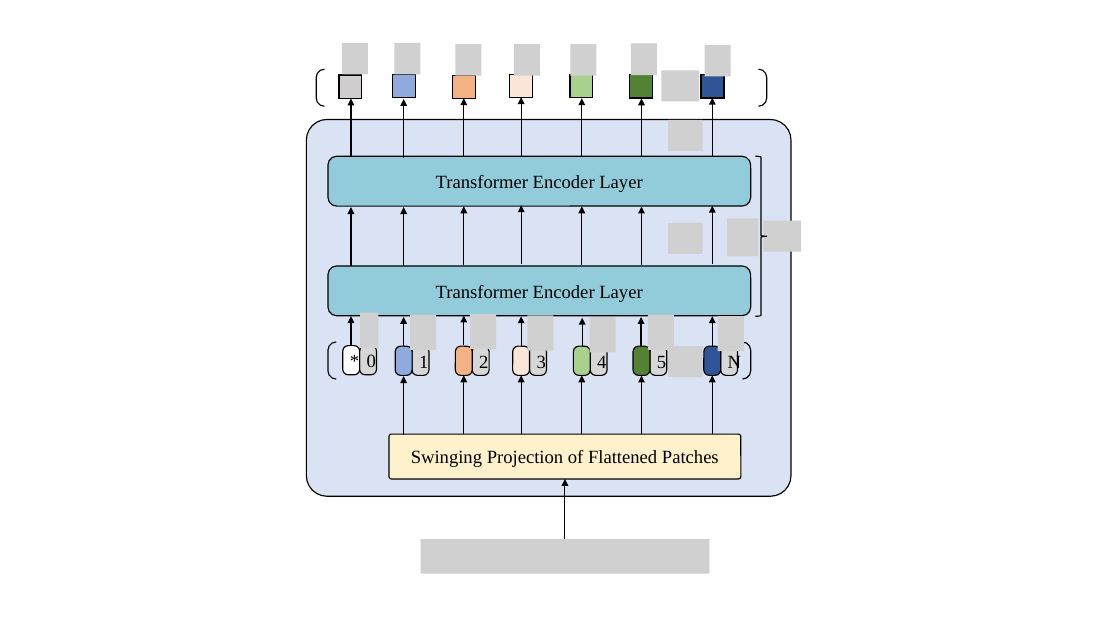
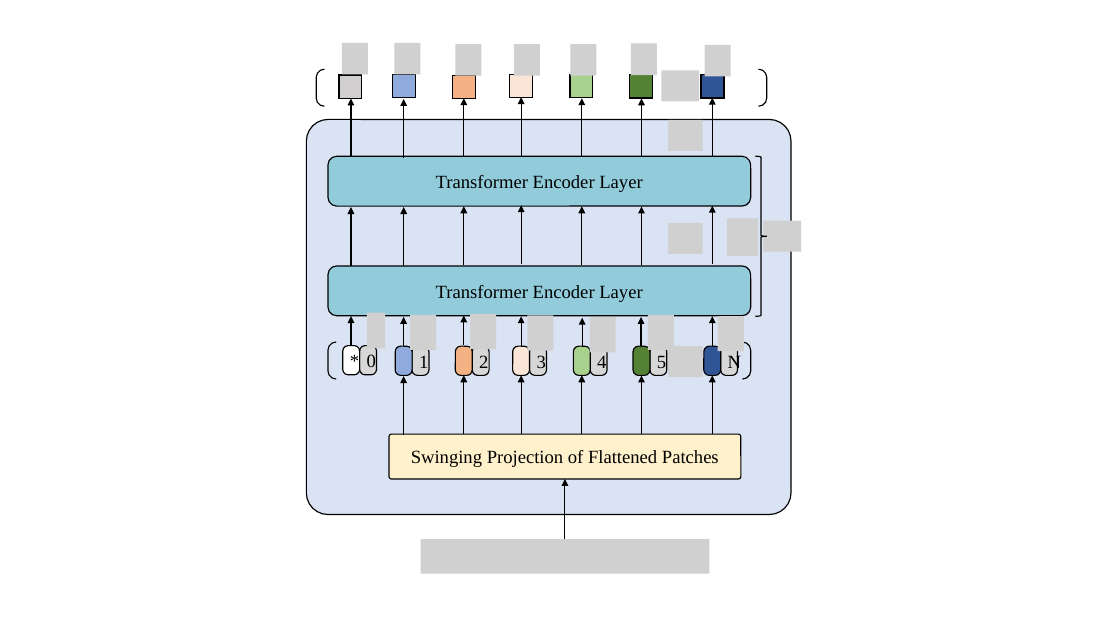
Before and after one commit to MirrichWangD/MUST, a slide deck: slide 7 of 畢業論文/初稿/Figure.pptx (slide 6 before the commit). Drawn at 1120x630 pixels with LibreOffice and Linux fonts; fonts in the diff are those of the drawing; grey boxes stand for pictures. Boxes give left, top, right and bottom in pixels: in the first picture for what was removed or moved away, otherwise in the second. Text is boxed around its words. In the diff, an @@ line names an element or a change of style, - is before the commit and + after.

```diff
--- a/畢業論文/初稿/Figure.pptx
+++ b/畢業論文/初稿/Figure.pptx
@@ rounded rectangle: place and size @@
-rounded rectangle at [307,119,791,497]
+rounded rectangle at [307,119,791,514]
@@ picture: place and size @@
-picture at [360,313,379,348]
+picture at [367,313,386,348]
```
Also in this commit, not shown: 5 other slides changed, 4 slides added, 1 slide removed, 27 other files.
